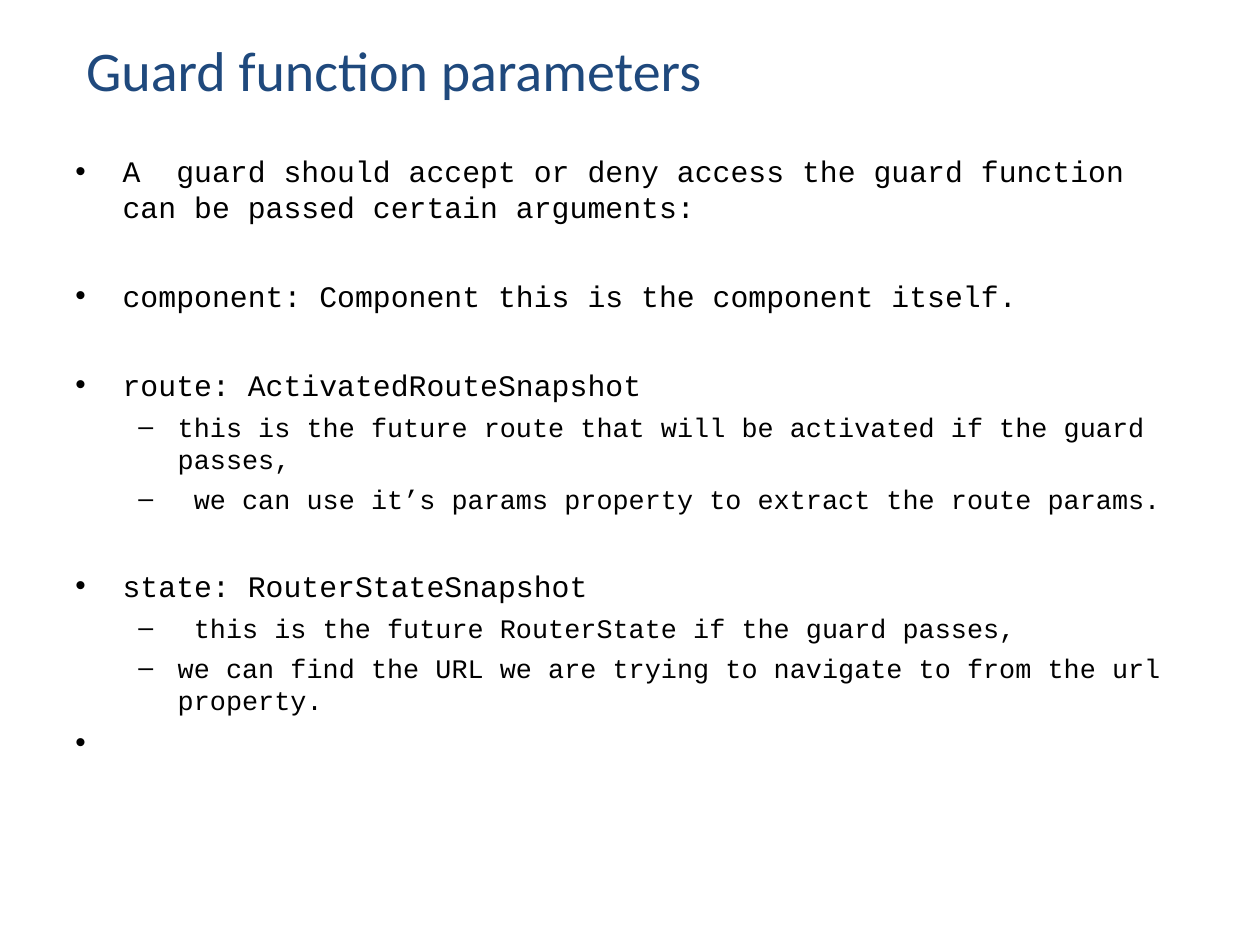
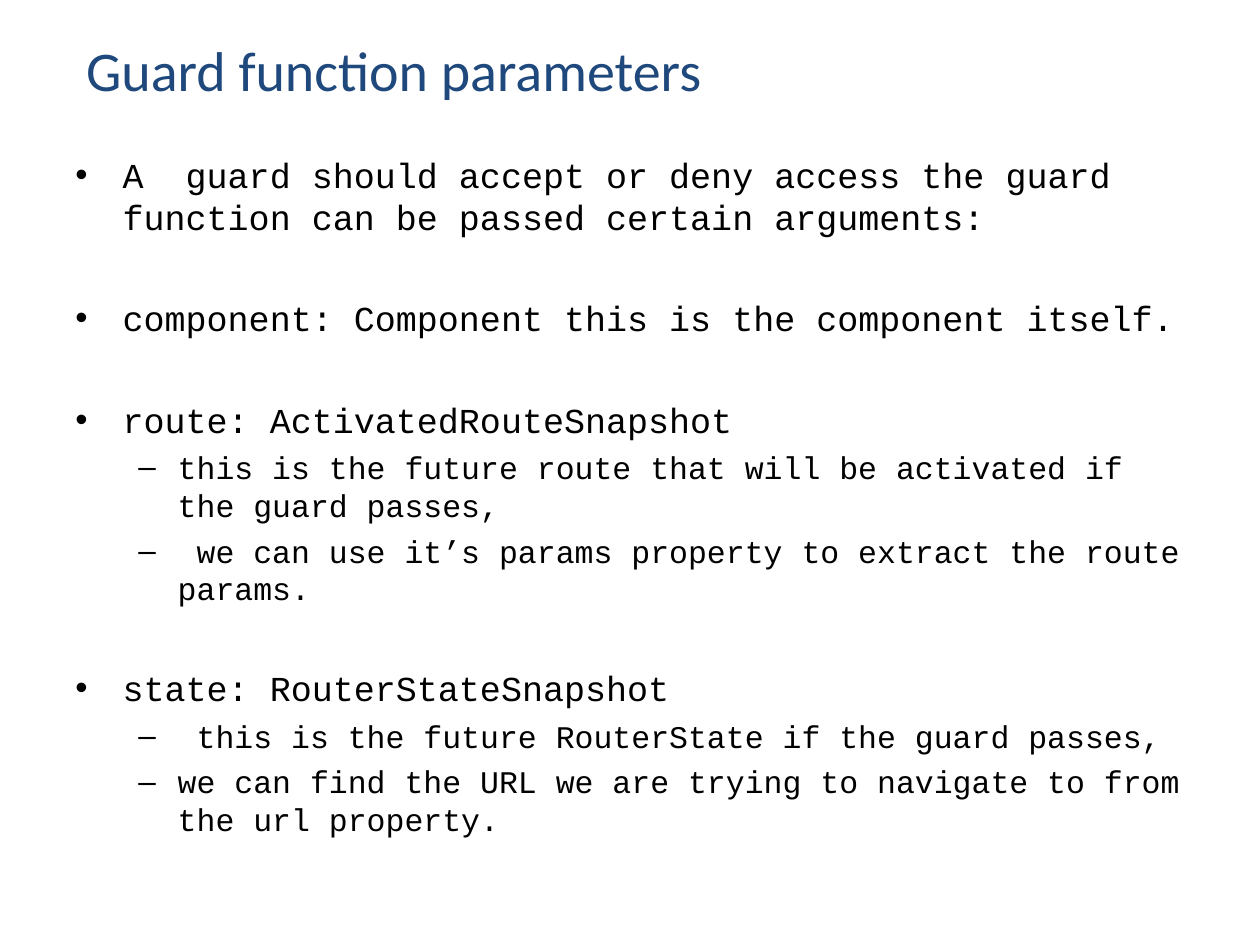
Before and after one commit to vishnumvn/AngularJS_Tut, a slide deck: slide 75 of Materials/Angular_Module02.ppt. Drawn at 1260x945 pixels with LibreOffice and Linux fonts; fonts in the diff are those of the drawing. Boxes give left, top, right and bottom in pixels: in the first picture for what was removed or moved away, otherwise in the second. Text is boxed around its words. In the diff, an @@ line names an element or a change of style, - is before the commit and + after.

```diff
--- a/Materials/Angular_Module02.ppt
+++ b/Materials/Angular_Module02.ppt
@@ text "A guard should accept or ..." at [123, 163, 1180, 838]: size 17 to 20 pt in "A guard should accept or deny access ...", "component: Component this is the component itself.", "route: ActivatedRouteSnapshot", "state: RouterStateSnapshot"; size 15.3 to 18 pt in "this is the future route that will ...", "we can use it’s params property to ...", "this is the future RouterState if the ...", "we can find the URL we are ..." @@
```
Also in this commit, not shown: 3 other slides changed, 33 other files.
